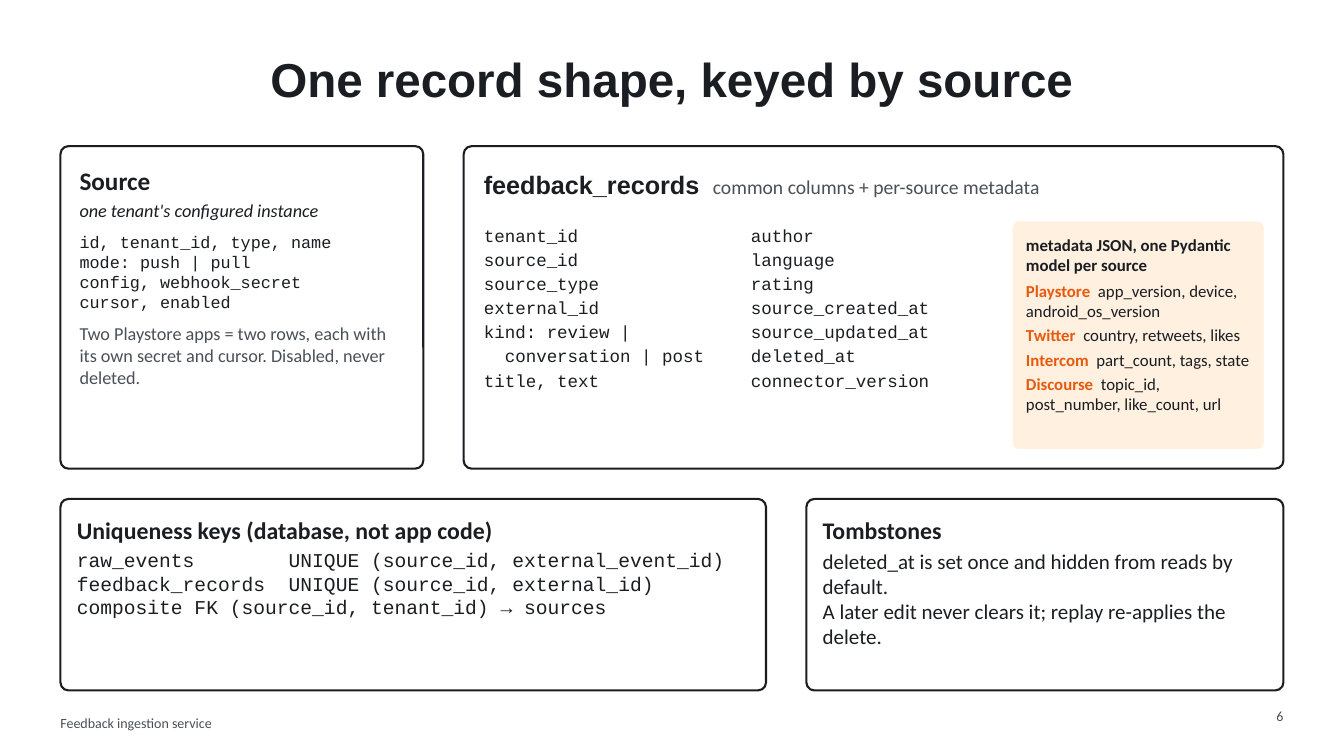
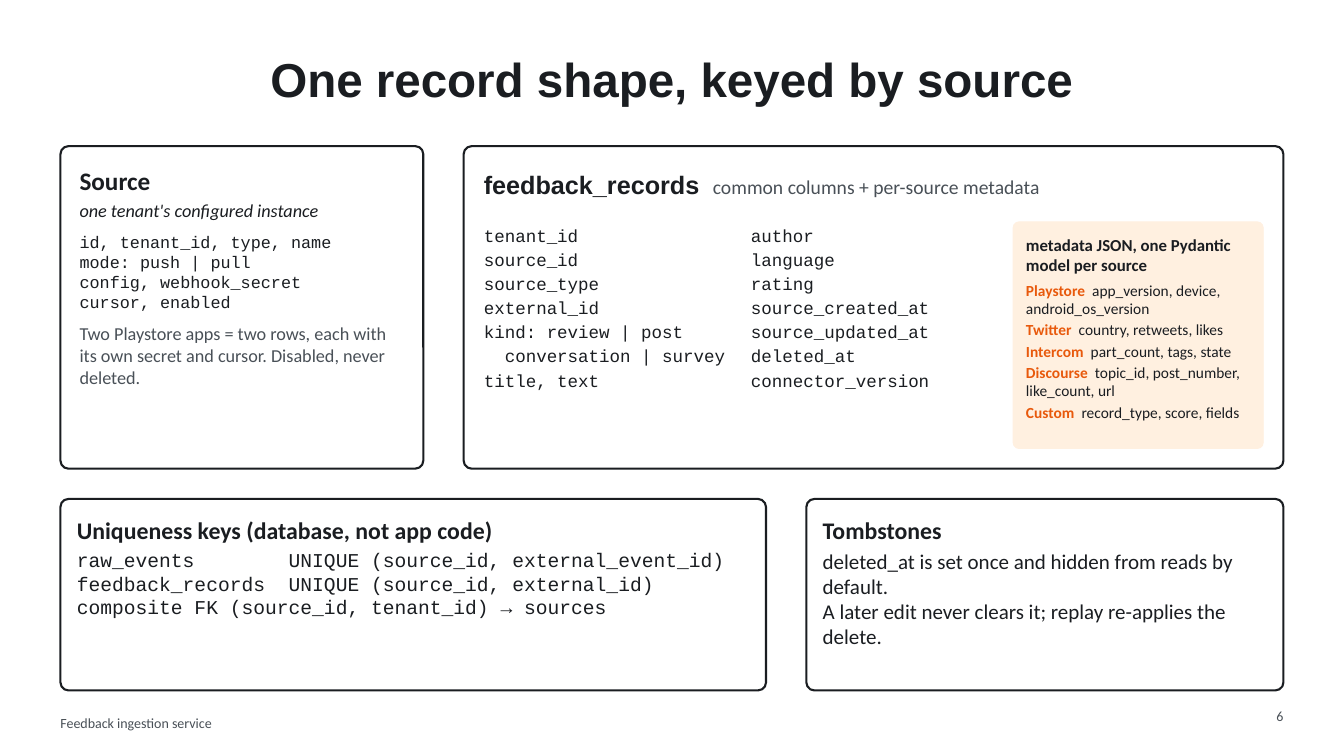
Before and after one commit to regalmoix/feedback-ingest, a slide deck: slide 6 of docs/slides/deck.pptx. Drawn at 1344x756 pixels with LibreOffice and Linux fonts; fonts in the diff are those of the drawing. Boxes give left, top, right and bottom in pixels: in the first picture for what was removed or moved away, otherwise in the second. Text is boxed around its words. In the diff, an @@ line names an element or a change of style, - is before the commit and + after.

```diff
--- a/docs/slides/deck.pptx
+++ b/docs/slides/deck.pptx
@@ text in rounded rectangle at bbox=[1026, 285, 1240, 398]: size 12 to 11 pt in "Playstore app_version, device, android_os_version", "Twitter country, retweets, likes", "Intercom part_count, tags, state", "Discourse topic_id, post_number, like_count, url" @@
@@ text at bbox=[484, 326, 725, 366]: text changed @@
-kind: review |
-conversation | post
+kind: review | post
+conversation | survey
@@ text in rounded rectangle at bbox=[1026, 407, 1240, 421]: paragraph added @@
+Custom record_type, score, fields
```
Also in this commit, not shown: 9 other slides changed, 1 slide added, 23 other files.
